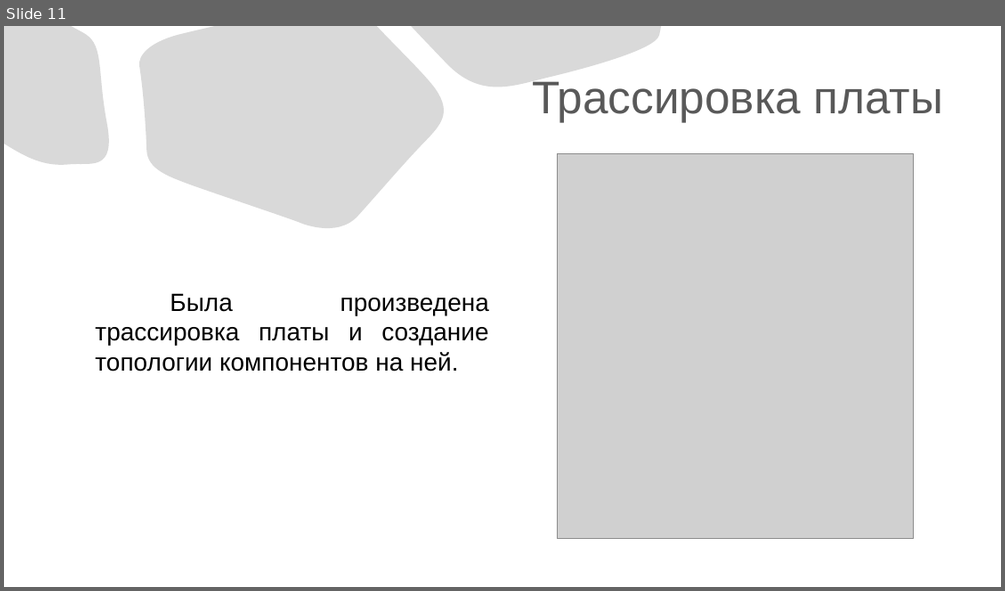
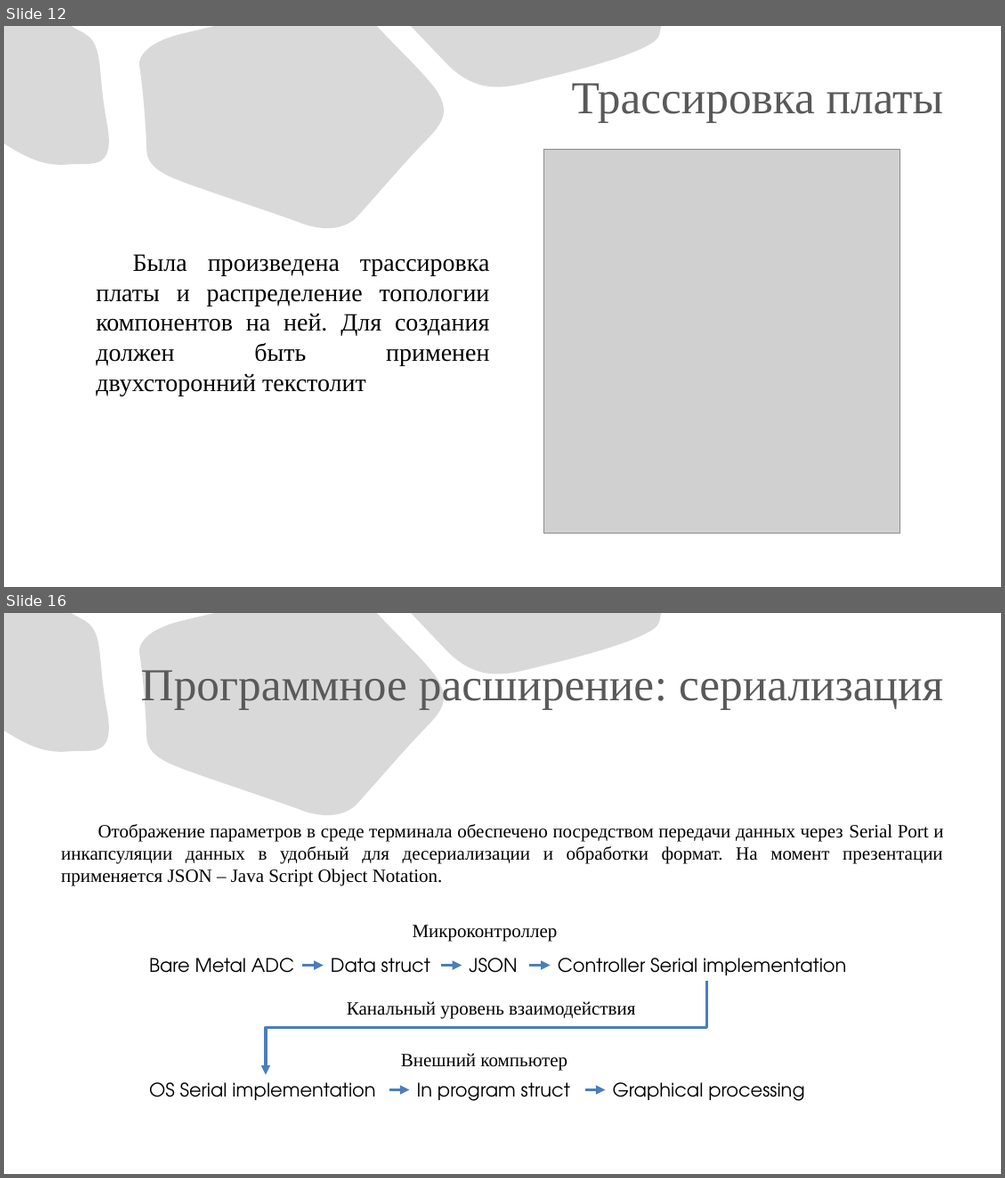
Before and after one commit to eterline/course-project-oscilloscope, a slide deck: save-to-usb/Презентация «Осциллограф».pptx. Shown one above the other, each under a label of ours: slide 11 before the commit, slides 12 and 16 after it; the slides between them are not shown. The pictures are 1005x591 and 1005x1178 pixels, drawn with LibreOffice and Linux fonts; fonts in the diff are those of the drawing; grey boxes stand for pictures. Boxes give left, top, right and bottom in pixels: in the first picture for what was removed or moved away, otherwise in the second. Text is boxed around its words. In the diff, an @@ line names an element or a change of style, - is before the commit and + after.

```diff
--- a/save-to-usb/Презентация «Осциллограф».pptx
+++ b/save-to-usb/Презентация «Осциллограф».pptx
@@ slide 16 added at (4, 613, 1001, 1174), background #FFFFFF; not listed: 3 template elements that a slide beside it also shows @@
@@ title added at (141, 670, 943, 710), 44 pt, text #595959 @@
+Программное расширение: сериализация
@@ text added at (61, 824, 943, 886), 18 pt, text #000000 @@
+Отображение параметров в среде терминала обеспечено посредством передачи данных через Serial Port и инкапсуляции данных в удобный для десериализации и обработки формат. На момент презентации применяется JSON – Java Script Object Notation.
@@ group added at (149, 925, 846, 1101): 10 texts, 5 arrows, 1 elbow arrow @@
+Bare Metal ADC
+Data struct
+JSON
+OS Serial implementation
+Controller Serial implementation
+In program struct
+Graphical processing
+Канальный уровень взаимодействия
+Микроконтроллер
+Внешний компьютер
@@ what was slide 11 is now slide 12 @@
@@ slide 12 changed as well @@
@@ title "Трассировка платы" at (572, 83, 943, 123): font Arial to Times New Roman @@
@@ picture: place and size @@
-picture at (557, 154, 914, 539)
+picture at (544, 149, 900, 533)
@@ text at (96, 254, 490, 395): text changed; font Arial to Times New Roman @@
-Была произведена трассировка платы и создание топологии компонентов на ней.
+Была произведена трассировка платы и распределение топологии компонентов на ней. Для создания должен быть применен двухсторонний текстолит
```
Also in this commit, not shown: 8 other slides changed, 8 other slides added, 1 slide removed, 38 other files.
